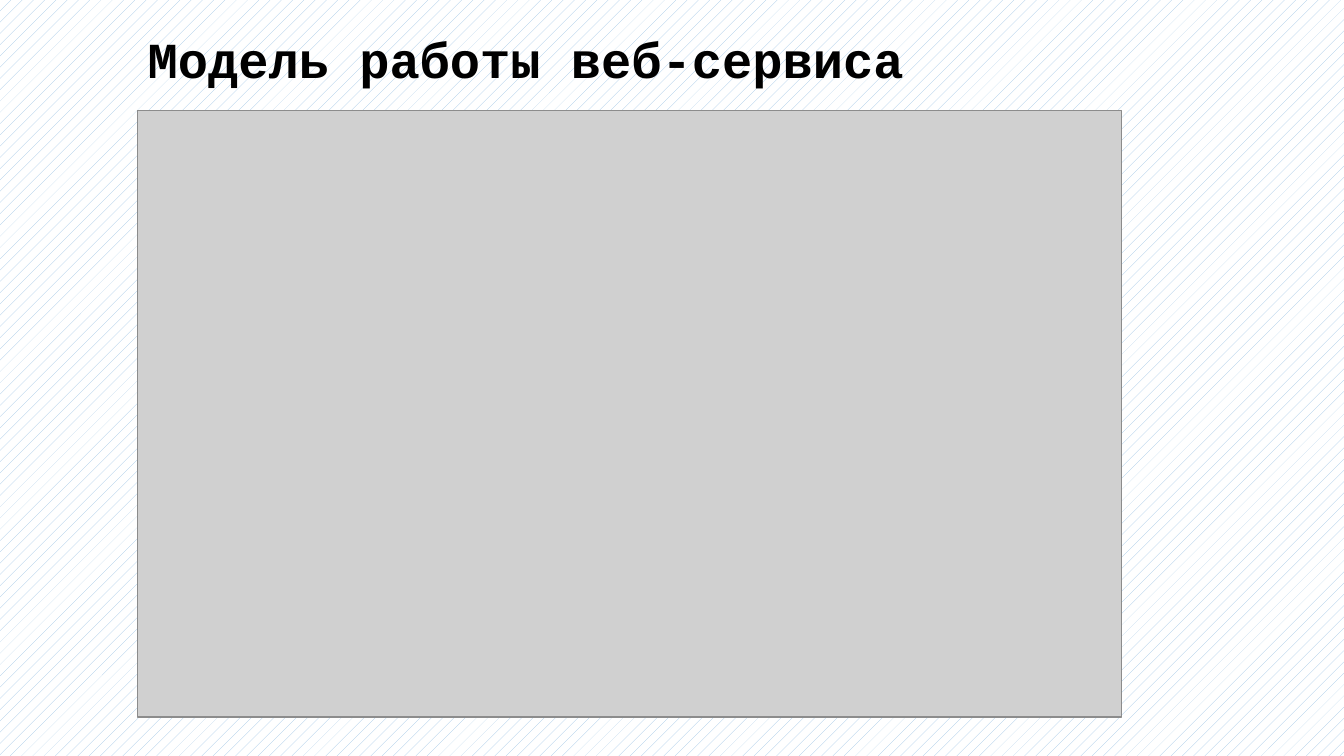
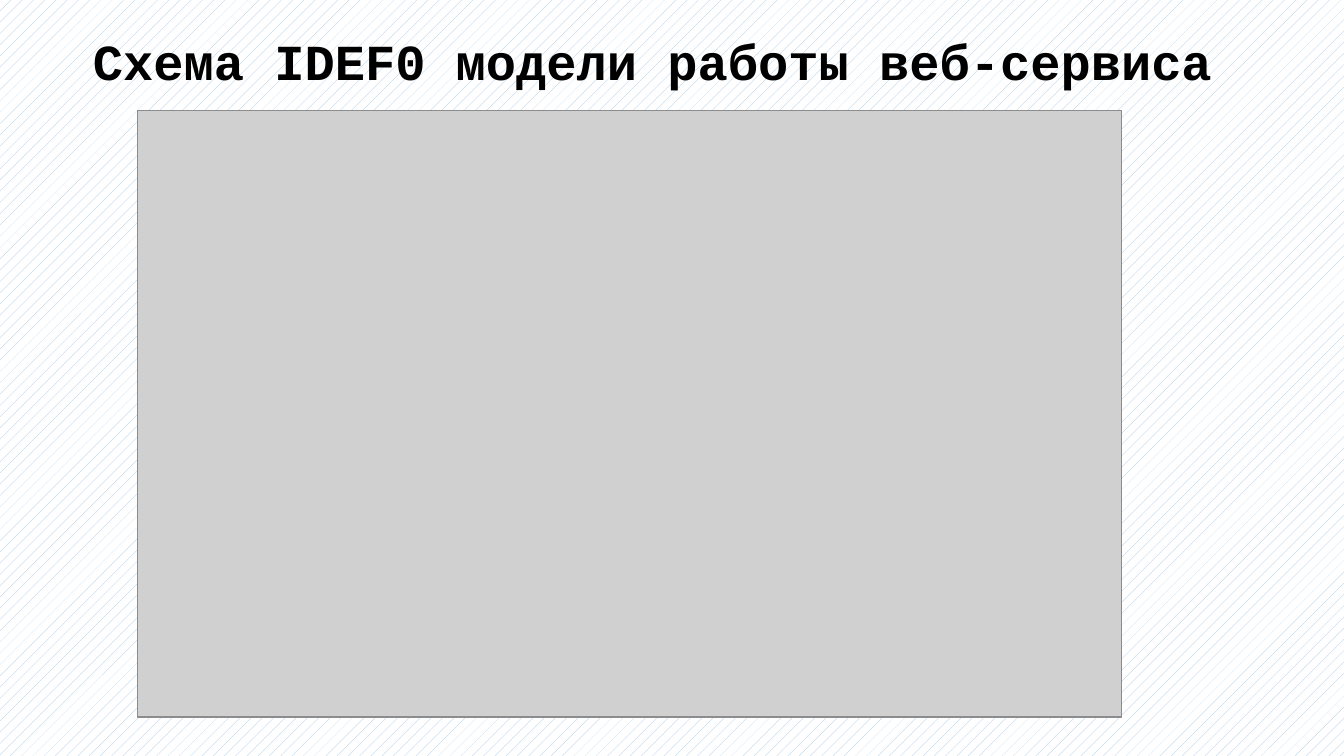
Before and after one commit to bobs4462/tachyon, a slide deck: slide 8 of docs/Презентация ВКР.pptx. Drawn at 1344x756 pixels with LibreOffice and Linux fonts; fonts in the diff are those of the drawing; grey boxes stand for pictures. Boxes give left, top, right and bottom in pixels: in the first picture for what was removed or moved away, otherwise in the second. Text is boxed around its words. In the diff, an @@ line names an element or a change of style, - is before the commit and + after.

```diff
--- a/docs/Презентация ВКР.pptx
+++ b/docs/Презентация ВКР.pptx
@@ text at [93,43,1212,94]: text changed @@
-Модель работы веб-сервиса
+Схема IDEF0 модели работы веб-сервиса
```
Also in this commit, not shown: 2 other slides changed, 1 slide removed, 1 other file.
